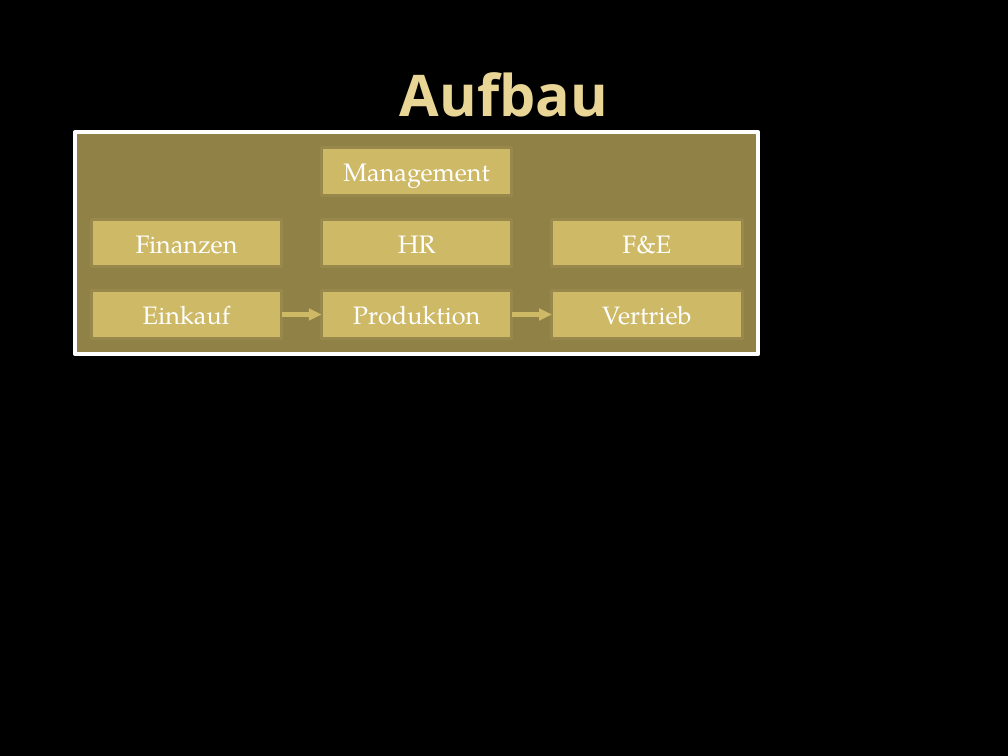
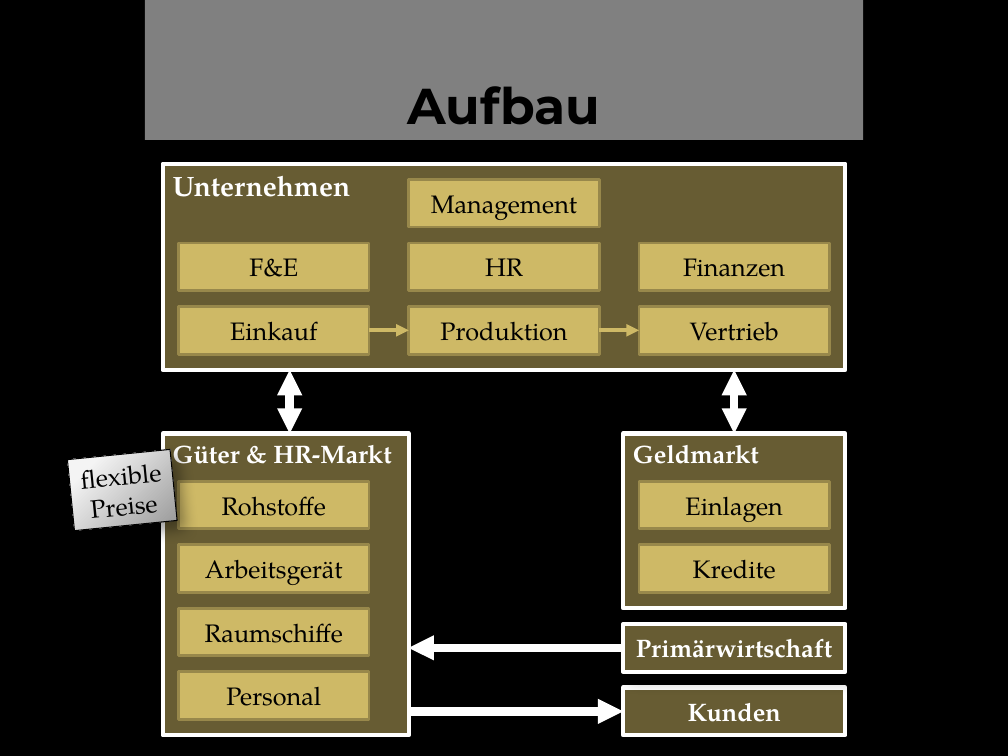
Before and after one commit to ftes/stargreg, a slide deck: slide 3 of 20 Spielwelt/40 Fredrik/Presentation.pptx. Drawn at 1008x756 pixels with LibreOffice and Linux fonts; fonts in the diff are those of the drawing; background and template pictures are left out. Boxes give left, top, right and bottom in pixels: in the first picture for what was removed or moved away, otherwise in the second. Text is boxed around its words. In the diff, an @@ line names an element or a change of style, - is before the commit and + after.

```diff
--- a/20 Spielwelt/40 Fredrik/Presentation.pptx
+++ b/20 Spielwelt/40 Fredrik/Presentation.pptx
@@ rectangle added at bbox=[145, 0, 864, 140], fill #FFFFFF at 50% opacity @@
@@ title "Aufbau": place and size @@
-title "Aufbau" at bbox=[400, 72, 608, 131]
+title "Aufbau" at bbox=[408, 86, 601, 125]
@@ title "Aufbau" at bbox=[408, 86, 601, 125]: size 41 to 36 pt, font Noto Sans to Montserrat, text colour gradient #EAD696 to #E7D081 to #000000; vertical alignment middle to bottom @@
@@ rectangle removed at bbox=[76, 132, 758, 354] @@
@@ rectangle added at bbox=[162, 163, 845, 370], fill #CEB966 at 50% opacity, outline #FFFFFF 3 pt, 20 pt, text #FFFFFF, bold @@
+Unternehmen
@@ rectangle "Management": place and size @@
-rectangle "Management" at bbox=[322, 148, 512, 196]
+rectangle "Management" at bbox=[409, 179, 600, 227]
@@ rectangle "F&E": place and size @@
-rectangle "F&E" at bbox=[551, 220, 742, 267]
+rectangle "F&E" at bbox=[178, 243, 369, 290]
@@ rectangle "HR": place and size @@
-rectangle "HR" at bbox=[322, 220, 512, 267]
+rectangle "HR" at bbox=[409, 243, 600, 290]
@@ text colour #FFFFFF to #000000 in 7 elements at bbox=[178, 306, 369, 354], bbox=[409, 306, 600, 354], bbox=[639, 306, 830, 354], bbox=[409, 243, 600, 290], bbox=[409, 179, 600, 227], bbox=[178, 243, 369, 290], bbox=[639, 243, 830, 290] @@
@@ rectangle "Finanzen": place and size @@
-rectangle "Finanzen" at bbox=[92, 220, 282, 267]
+rectangle "Finanzen" at bbox=[639, 243, 830, 290]
@@ rectangle "Vertrieb": place and size @@
-rectangle "Vertrieb" at bbox=[551, 290, 742, 338]
+rectangle "Vertrieb" at bbox=[639, 306, 830, 354]
@@ 2 rectangles, 2 arrows: place and size @@
-2 rectangles, 2 arrows at bbox=[92, 290, 551, 338]
+2 rectangles, 2 arrows at bbox=[178, 306, 639, 354]
@@ double arrow added from (289, 370) to (289, 433), #FFFFFF 6 pt @@
@@ double arrow added from (734, 370) to (734, 433), #FFFFFF 6 pt @@
@@ rectangle added at bbox=[623, 433, 845, 608], fill #CEB966 at 50% opacity, outline #FFFFFF 3 pt, 18 pt, text #FFFFFF, bold @@
+Geldmarkt
@@ rectangle added at bbox=[67, 450, 177, 531], fill gradient #F5F5F5 to #979797, outline #000000 0.75 pt, 18 pt, text #000000 @@
+flexible Preise
@@ rectangle added at bbox=[639, 481, 830, 528], fill #CEB966, outline #98894B 2 pt, 18 pt, text #000000 @@
+Einlagen
@@ rectangle added at bbox=[639, 544, 830, 592], fill #CEB966, outline #98894B 2 pt, 18 pt, text #000000 @@
+Kredite
@@ rectangle added at bbox=[623, 624, 845, 671], fill #CEB966 at 50% opacity, outline #FFFFFF 3 pt, 18 pt, text #FFFFFF, bold @@
+Primärwirtschaft
@@ arrow added from (623, 648) to (409, 648), #FFFFFF 6 pt @@
@@ group added at bbox=[162, 433, 408, 735]: 5 rectangles @@
+Güter & HR-Markt
+Rohstoffe
+Arbeitsgerät
+Raumschiffe
+Personal
@@ rectangle added at bbox=[623, 687, 845, 735], fill #CEB966 at 50% opacity, outline #FFFFFF 3 pt, 18 pt, text #FFFFFF, bold @@
+Kunden
@@ arrow added from (409, 712) to (623, 712), #FFFFFF 6 pt @@
```
Also in this commit, not shown: 1 other slide changed, 2 slides added, 1 slide removed.
